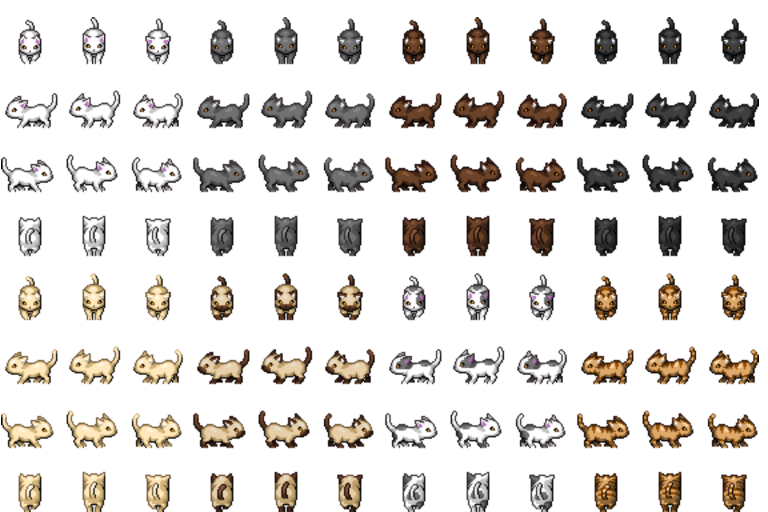
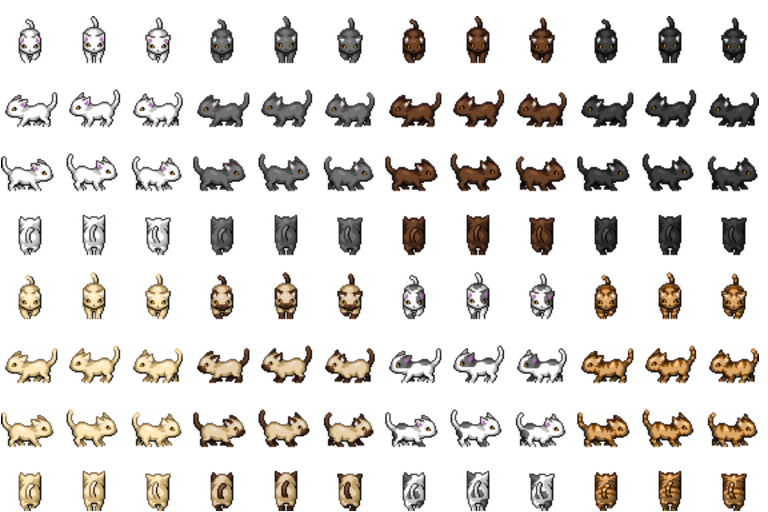
The second (768, 512) image is a revision of the first. Changes to its layers:
added layer "Layer 2" above "Layer 1" over [1, 16, 759, 511]
hid "Layer 1" over [1, 17, 759, 512]
